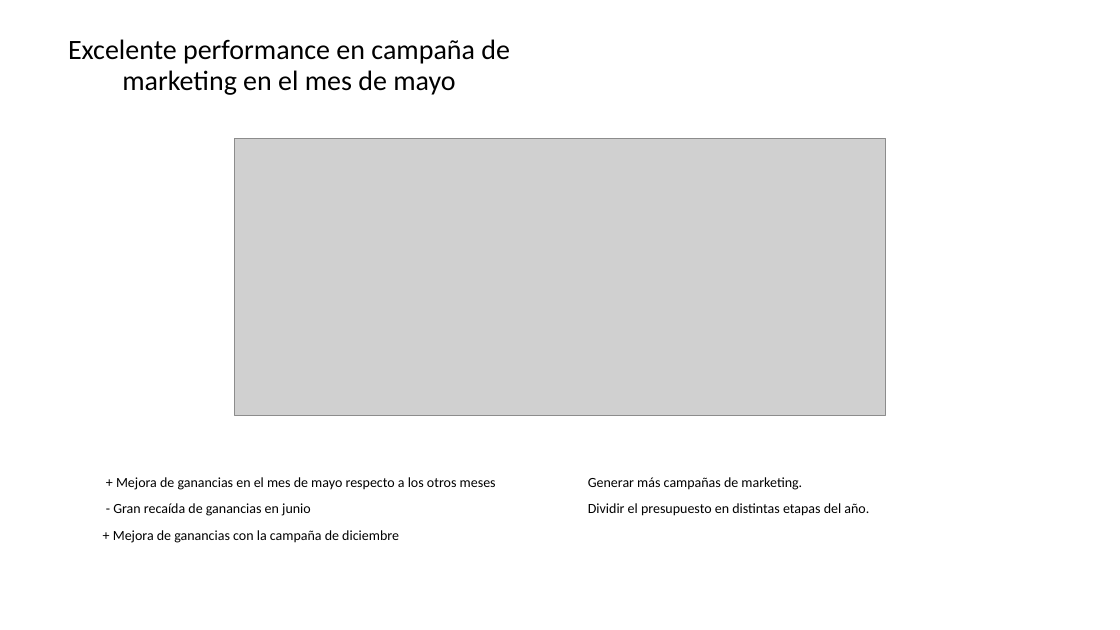
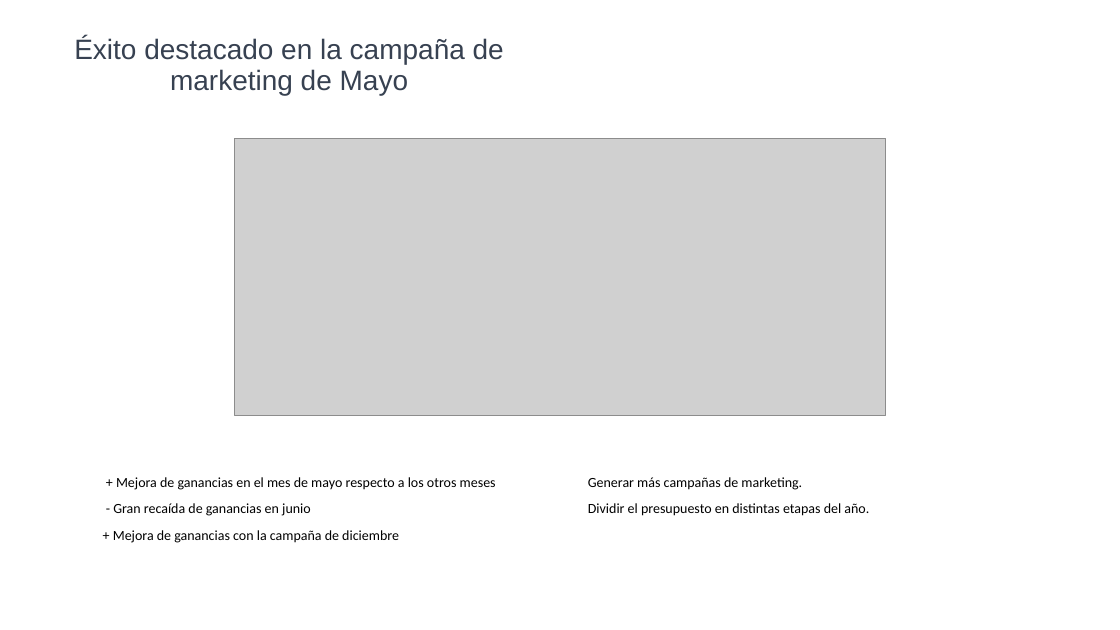
Before and after one commit to JNocetti/BI_Project, a slide deck: slide 2 of Presentación.pptx. Drawn at 1120x630 pixels with LibreOffice and Linux fonts; fonts in the diff are those of the drawing; grey boxes stand for pictures. Boxes give left, top, right and bottom in pixels: in the first picture for what was removed or moved away, otherwise in the second. Text is boxed around its words. In the diff, an @@ line names an element or a change of style, - is before the commit and + after.

```diff
--- a/Presentación.pptx
+++ b/Presentación.pptx
@@ subtitle at box(74, 37, 504, 95): text changed; font Calibri to Arial; text colour #000000 to #374151 @@
-Excelente performance en campaña de marketing en el mes de mayo
+Éxito destacado en la campaña de marketing de Mayo
```
Also in this commit, not shown: 1 other slide changed, 4 other files.
